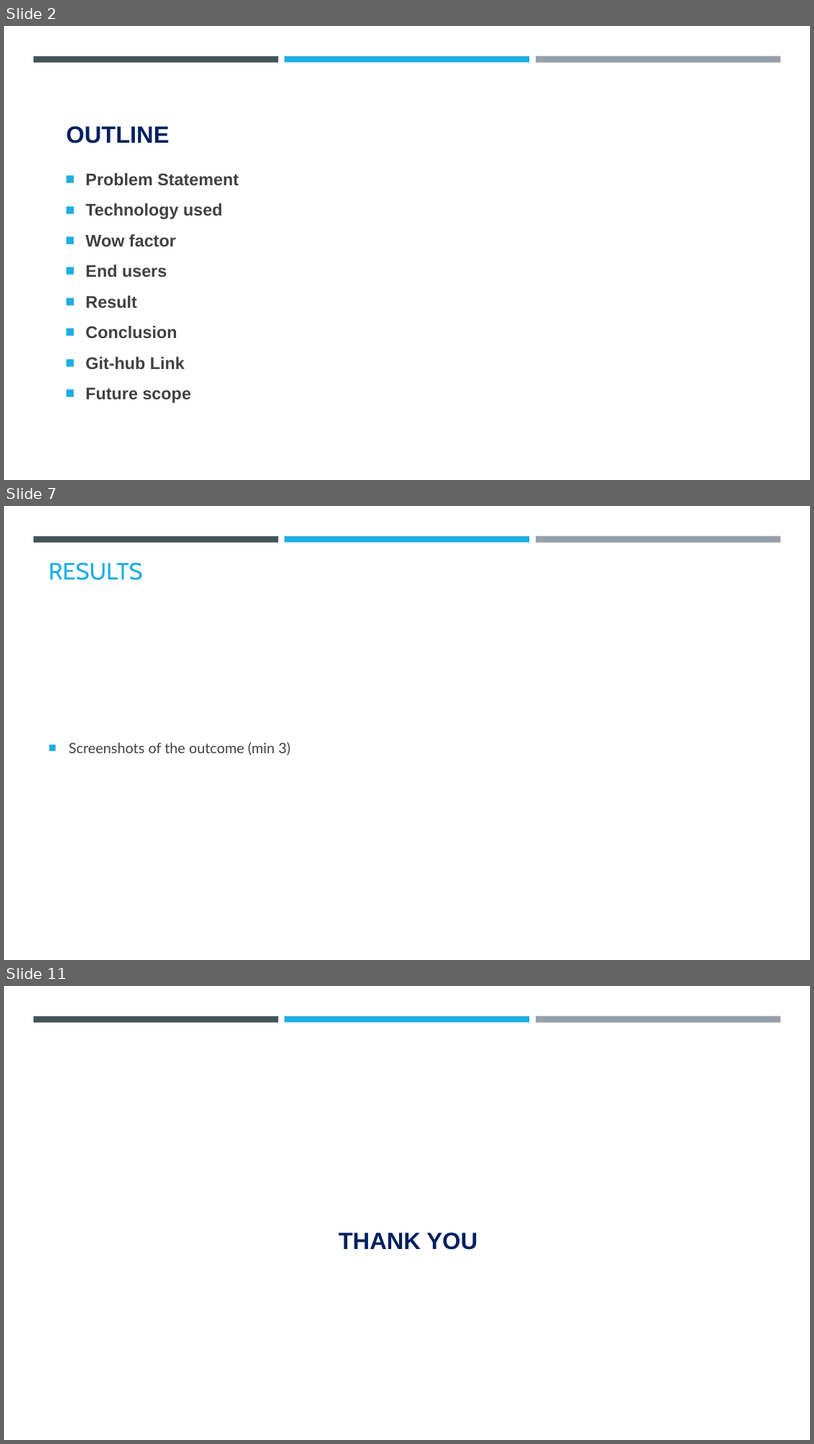
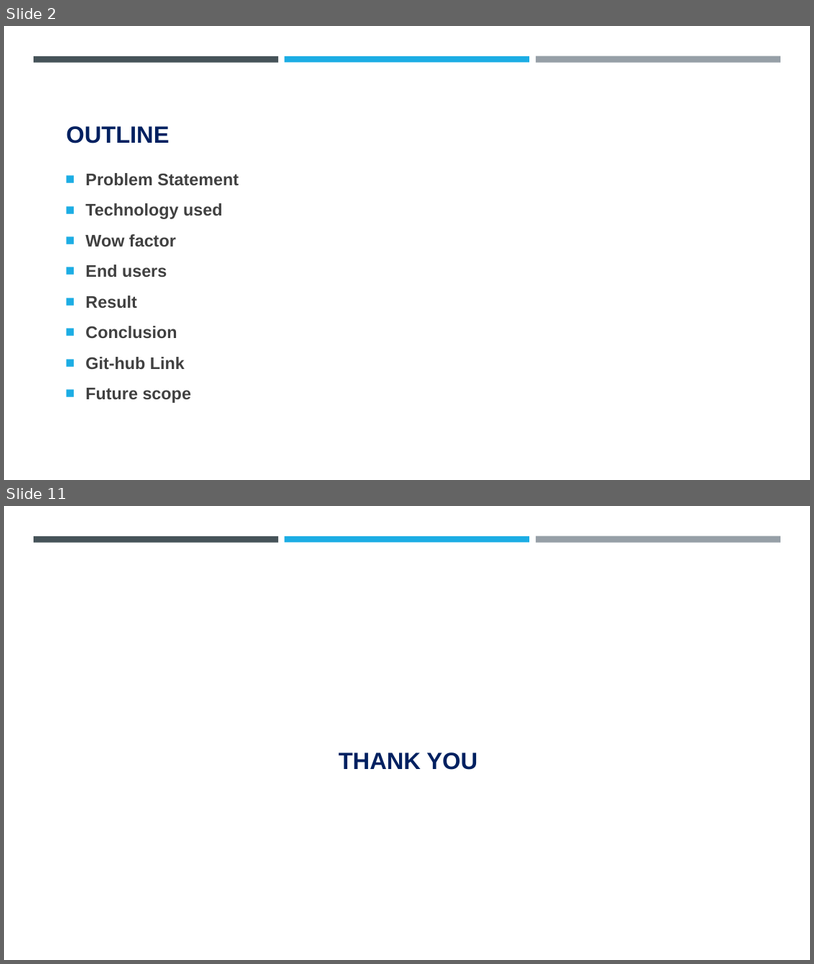
Before and after one commit to Deekshagj/PixelCipher, a slide deck: Deeksha J project.pptx. Shown one above the other, each under a label of ours: slides 2, 7 and 11 before the commit, slides 2 and 11 after it; the slides between them are not shown. The pictures are 814x1444 and 814x964 pixels, drawn with LibreOffice and Linux fonts; fonts in the diff are those of the drawing; background and template pictures are left out. Boxes give left, top, right and bottom in pixels: in the first picture for what was removed or moved away, otherwise in the second. Text is boxed around its words. In the diff, an @@ line names an element or a change of style, - is before the commit and + after.

```diff
--- a/Deeksha J project.pptx
+++ b/Deeksha J project.pptx
@@ slide 7 removed at bbox=[4, 506, 810, 960], background #FFFFFF; not listed: 3 template elements that a slide beside it also shows @@
@@ title removed at bbox=[49, 562, 143, 580] @@
-RESULTS
@@ text removed at bbox=[69, 742, 291, 755] @@
-■ Screenshots of the outcome (min 3)
```
Also in this commit, not shown: 8 slides changed, 1 slide added.
